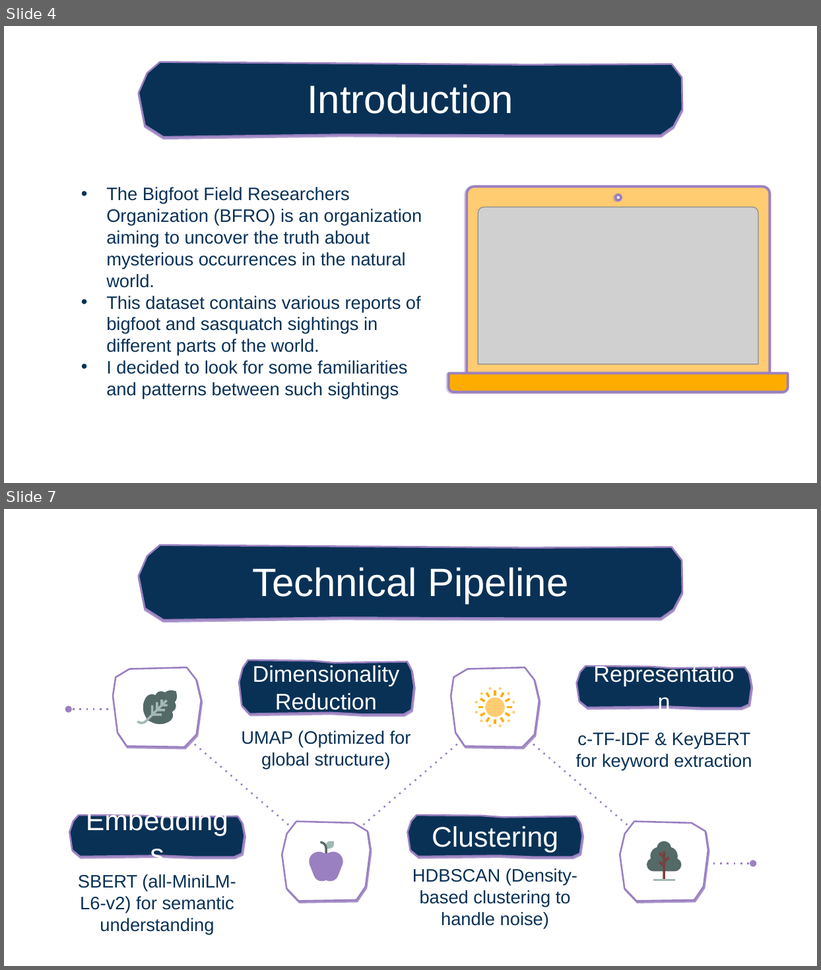
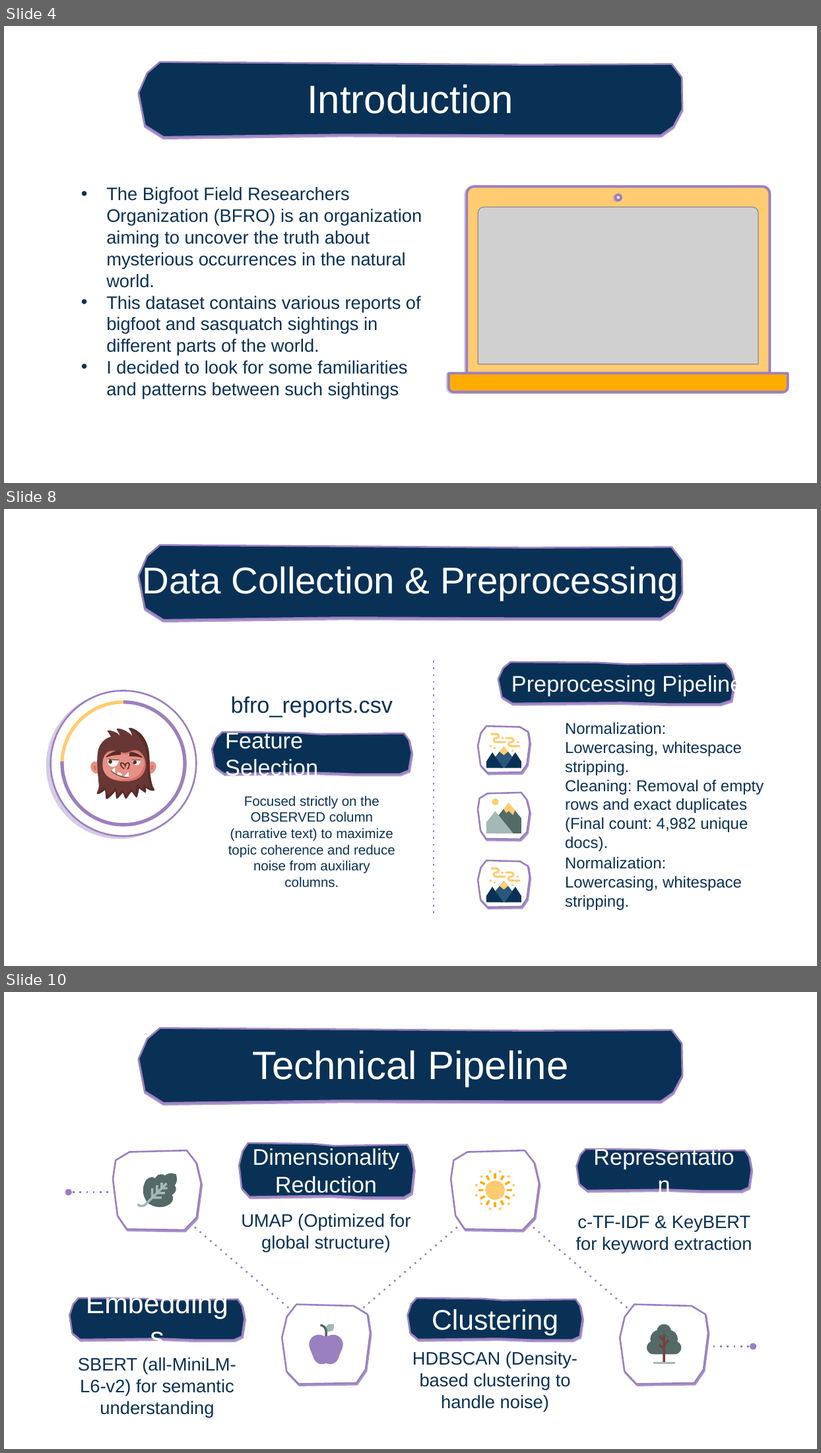
Before and after one commit to WojciechHrycenko/TopicModeling, a slide deck: Topic_Modelling_Hrycenko_Presentation.pptx. Shown one above the other, each under a label of ours: slides 4 and 7 before the commit, slides 4, 8 and 10 after it; the slides between them are not shown. The pictures are 821x970 and 821x1453 pixels, drawn with LibreOffice and Linux fonts; fonts in the diff are those of the drawing; grey boxes stand for pictures; background and template pictures are left out. Boxes give left, top, right and bottom in pixels: in the first picture for what was removed or moved away, otherwise in the second. Text is boxed around its words. In the diff, an @@ line names an element or a change of style, - is before the commit and + after.

```diff
--- a/Topic_Modelling_Hrycenko_Presentation.pptx
+++ b/Topic_Modelling_Hrycenko_Presentation.pptx
@@ slide 8 added at [4,509,817,966], background picture (left out); not listed: 2 template elements that a slide beside it also shows @@
@@ freeform shape added at [139,545,683,620], fill #093156, outline #9A80C1 1.5 pt @@
@@ title added at [143,564,679,601], 33 pt, text #FFFFFF @@
+Data Collection & Preprocessing
@@ line added from (434, 661) to (434, 916), #9A80C1 1.5 pt dashed @@
@@ freeform shape added at [498,662,735,704], fill #093156, outline #9A80C1 1.5 pt @@
@@ subtitle added at [512,673,743,696], 20 pt, text #FFFFFF @@
+Preprocessing Pipeline
@@ ellipse added at [50,691,196,836], fill #FFFFFF, outline #9A80C1 1.5 pt @@
@@ arc (boxed as its full ellipse) added at [55,696,191,832], outline #FFCC71 3 pt @@
@@ arc (boxed as its full ellipse) added at [61,702,185,825], outline #9A80C1 3 pt @@
@@ subtitle added at [231,696,393,717], 20 pt, text #093156 @@
+bfro_reports.csv
@@ freeform shape added at [478,726,530,773], fill #FFFFFF, outline #9A80C1 1.5 pt @@
@@ text added at [565,722,742,776], 14 pt, text #093156 @@
+Normalization: Lowercasing, whitespace stripping.
@@ freeform shape added at [212,733,412,775], fill #093156, outline #9A80C1 1.5 pt @@
@@ subtitle added at [225,730,318,780], 20 pt, text #FFFFFF @@
+Feature Selection
@@ group added at [486,733,522,768]: 15 freeform shapes @@
@@ group added at [89,727,158,799]: 21 freeform shapes @@
@@ text added at [565,780,764,852], 14 pt, text #093156 @@
+Cleaning: Removal of empty rows and exact duplicates (Final count: 4,982 unique docs).
@@ subtitle added at [228,796,395,888], 12 pt, text #093156 @@
+Focused strictly on the OBSERVED column (narrative text) to maximize topic coherence and reduce noise from auxiliary columns.
@@ freeform shape added at [478,793,530,840], fill #FFFFFF, outline #9A80C1 1.5 pt @@
@@ group added at [486,799,522,834]: 4 freeform shapes @@
@@ freeform shape added at [478,861,530,908], fill #FFFFFF, outline #9A80C1 1.5 pt @@
@@ text added at [565,857,742,910], 14 pt, text #093156 @@
+Normalization: Lowercasing, whitespace stripping.
@@ group added at [486,867,522,902]: 15 freeform shapes @@
@@ what was slide 7 is now slide 10 @@
```
Also in this commit, not shown: 52 slides changed, 6 other slides added, 16 other files.
